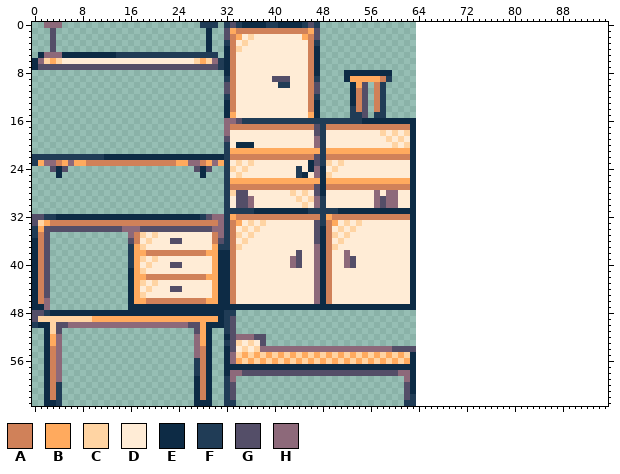
Pixel-art file -- Art/objects.aseprite. That is the earlier state.
64x64 pixels, 1 frame. The old version is drawn lined up with the new one, on the new canvas.
Palette (. is transparent): A #d08159  B #ffaa5e  C #ffd4a3  D #ffecd6  E #0d2b45  F #203c56  G #544e68  H #8d697a
Pixels before (only the part around the change), first column x 44:
 0 EFGF...................................
 1 AABG...................................
 2 DBAG...................................
 3 DDAF...................................
 4 DDAE...................................
 5 DDAE...................................
 6 DDAE...................................
 7 DDAE...................................
 8 DDAE....EEEEEEEE.......................
 9 DDAF....EBBBBBAF.......................
10 DDAG.....EBG.AF........................
11 DDAG.....EAG.AF........................
12 DDAF.....EAG.AF........................
13 DDAE.....EAG.AF........................
14 DDAE.....FAG.AF........................
15 DDBE.....FFG.FF........................
16 FFFFFFFFFFFEEEEEEEEE...................
17 AAAGFAAAAAAAAAAAAAAE...................
18 DDDGFDDDDDDDDDCDCDCE...................
19 DDDHFDDDDDDDDDDCDCDE...................
20 DDDHFDDDDDDDDDDDCDCE...................
21 BBBBFBBBBBBBBBBBBBBE...................
22 AAAGFAAAAAAAAAAAAAAE...................
23 DDEGFCDCDDDDDDDDDDDE...................
24 FDEHEDCDDDDDDDDDDDDE...................
25 FEDHECDDDDDDDDDDDDDE...................
26 BBBBEBBBBBBBBBBBBBBE...................
27 AAAGEAAAAAAAAAAAAAAE...................
28 DCDGEDDDDDDDDHDHHDDE...................
29 CDCHFDDDDDDDDHGHHDDE...................
30 DCDHFDDDDDDDDHGHHDDE...................
31 EEFFFFFEEEEEEEEEEEEE...................
32 AAAAFBAAAAAAAAAAAAAE...................
33 DDDGFABDCDCDDDDDDDDE...................
34 DDDGEADCDCDDDDDDDDDE...................
35 DDDGEACDCDDDDDDDDDDE...................
36 DDDGEADCDDDDDDDDDDDE...................
37 DDDHEACDDDDDDDDDDDDE...................
38 GDDHEADDHDDDDDDDDDDE...................
39 GDDHEADDHGDDDDDDDDDE...................
40 GDDHEADDHGDDDDDDDDDE...................
41 DDDHEADDDDDDDDDDDDDE...................
42 DDDHEADDDDDDDDDDDDDE...................
43 DDDHEADDDDDDDDDDDDDE...................
44 DDDHEADDDDDDDDDDDDDE...................
45 DDDHEADDDDDDDDDDDDDE...................
46 DDDHEADDDDDDDDDDDDDE...................
47 EEEEEEEEEEEEEEEEEEEE...................
48 .......................................
49 .......................................
50 .......................................
51 .......................................
52 .......................................
53 .......................................
54 HHHHHHHHHHHHHHHHGGGG...................
55 CBCBCBCBCBCBCBCBCBCE...................
56 BCBCBCBCBCBCBCBCBCBE...................
57 EEEEEEEEEEEEEEEEEEEE...................
58 GGGGGGGGGGGGGGGGGHHE...................
59 ..................HE...................
60 ..................GE...................
61 ..................GE...................
62 ..................GF...................
63 ..................FF...................
The same view after the edit:
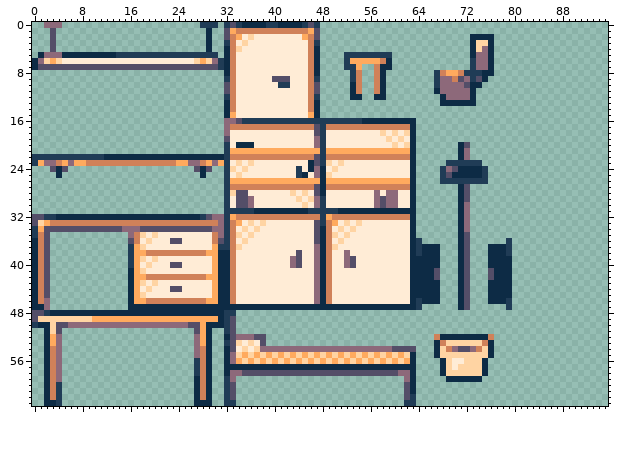
Edits made:
canvas 64x64 -> 96x64
Changed rows in their new state; - is an unchanged pixel.
first column x 52:
 2 ---------------------EEEE
 3 ---------------------ECCE
 4 ---------------------ECHE
 5 FFFFFFFF-------------EHHE
 6 FBBBBBAE-------------FHHE
 7 FFB--AEE-------------FHHE
 8 .FA..A-.-------FABBAFFFEE
 9 .FA..AE.-------FHHAGHFGE-
10 --A.--E--------FHHHHGEE--
11 ---.--E--------EHHHHHE---
12 --E.-EE---------EHHHHE---
13 -...-..---------EEEEEE---
14 -...-..------------------
15 -...-..------------------
first column x 64:
20 -------EG-------
21 -------EH-------
22 -------EH-------
23 -----FFFFFF-----
24 ----FHGEEEEF----
25 ----FGEEEEEF----
26 ----FFFFFFFF----
27 -------EG-------
28 -------EG-------
29 -------EG-------
30 -------EH-------
31 -------EH-------
32 -------EH-------
33 -------EH-------
34 -------EH-------
35 -------EG-------
36 F------EG------F
37 FEEE---EG---EEEF
38 FEEE---EG---EEEF
39 EEEE---EG---EEEE
40 EEEE---EG---EEEE
41 EEEG---EG---GEEE
42 EEEG---EG---GEEE
43 EEEE---EG---EEEE
44 EEEE---EG---EEEE
45 EEEE---EG---EEEE
46 FEEE---EG---EEEF
47 F------EG------F
first column x 67:
52 AEEEEEEEEA
53 EACCCCCCAE
54 ECAHGGHACE
55 ECCCCCCCCE
56 -ECDDCCCE-
57 -ECDCCCCE-
58 -ECCCCCCE-
59 --EEEEEE--
